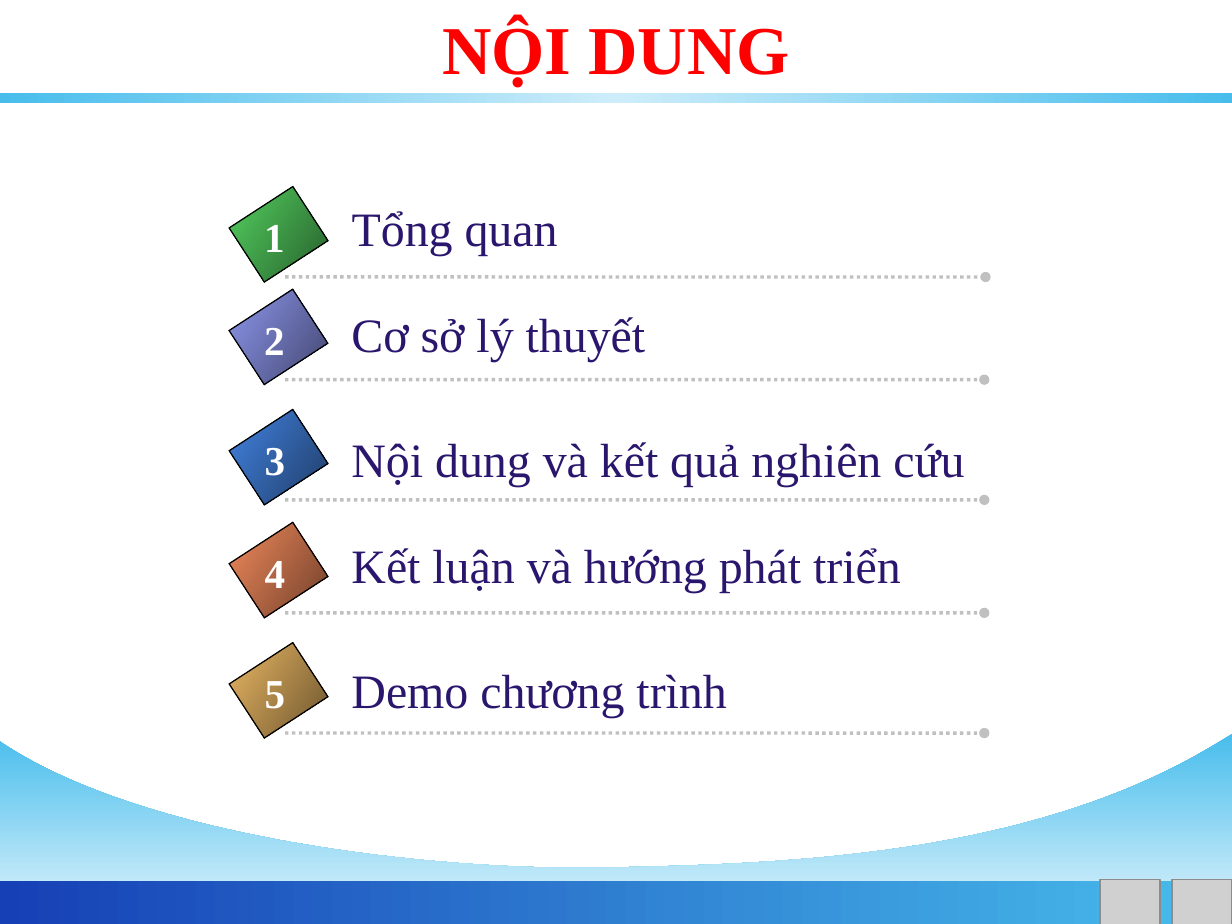
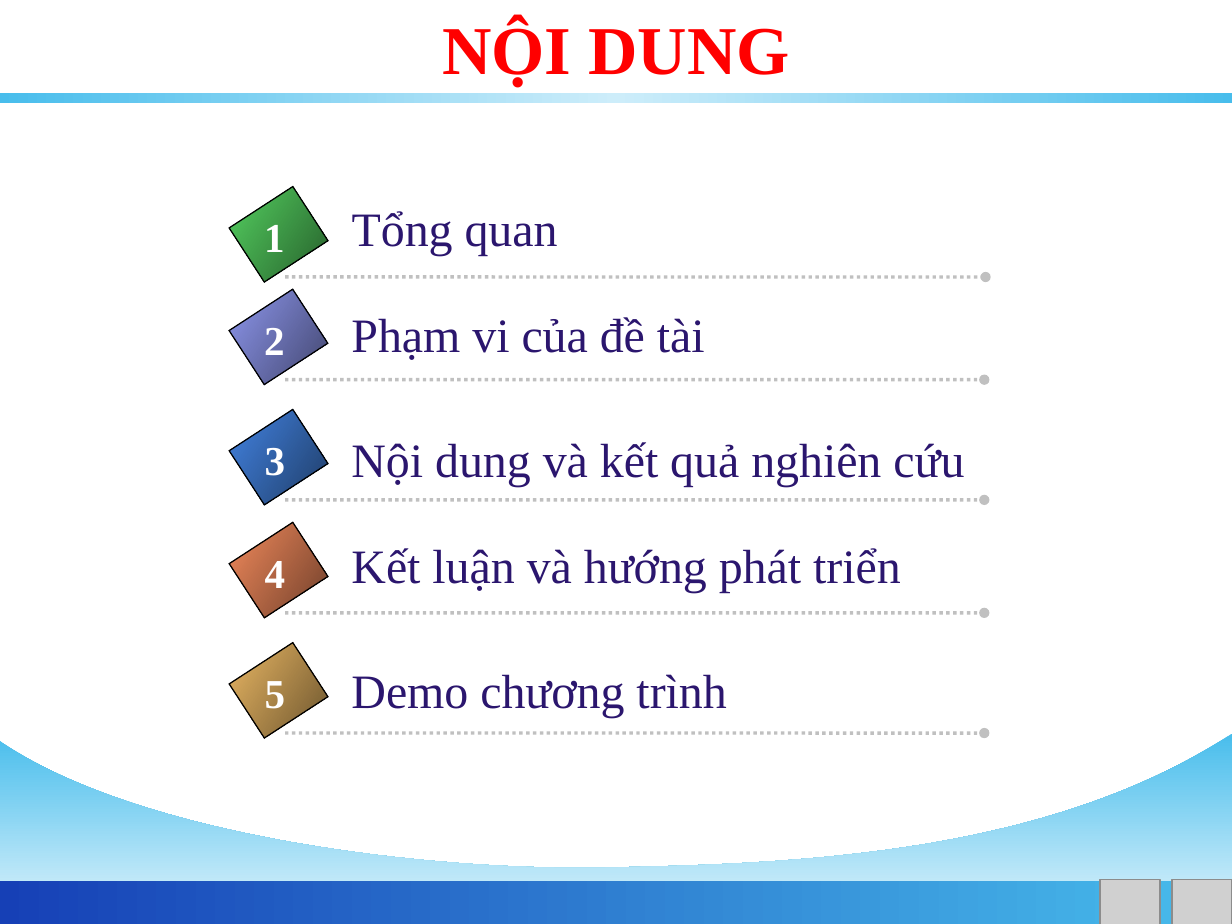
Before and after one commit to phamngsinh/cantho-webgis, a slide deck: slide 2 of Document/Bao Cao/BaoCaoLuanVan.ppt. Drawn at 1232x924 pixels with LibreOffice and Linux fonts; fonts in the diff are those of the drawing; grey boxes stand for pictures; background and template pictures are left out. Boxes give left, top, right and bottom in pixels: in the first picture for what was removed or moved away, otherwise in the second. Text is boxed around its words. In the diff, an @@ line names an element or a change of style, - is before the commit and + after.

```diff
--- a/Document/Bao Cao/BaoCaoLuanVan.ppt
+++ b/Document/Bao Cao/BaoCaoLuanVan.ppt
@@ text at box(351, 317, 705, 360): text changed @@
-Cơ sở lý thuyết
+Phạm vi của đề tài
```
Also in this commit, not shown: 3 other slides changed, 1 slide removed.
